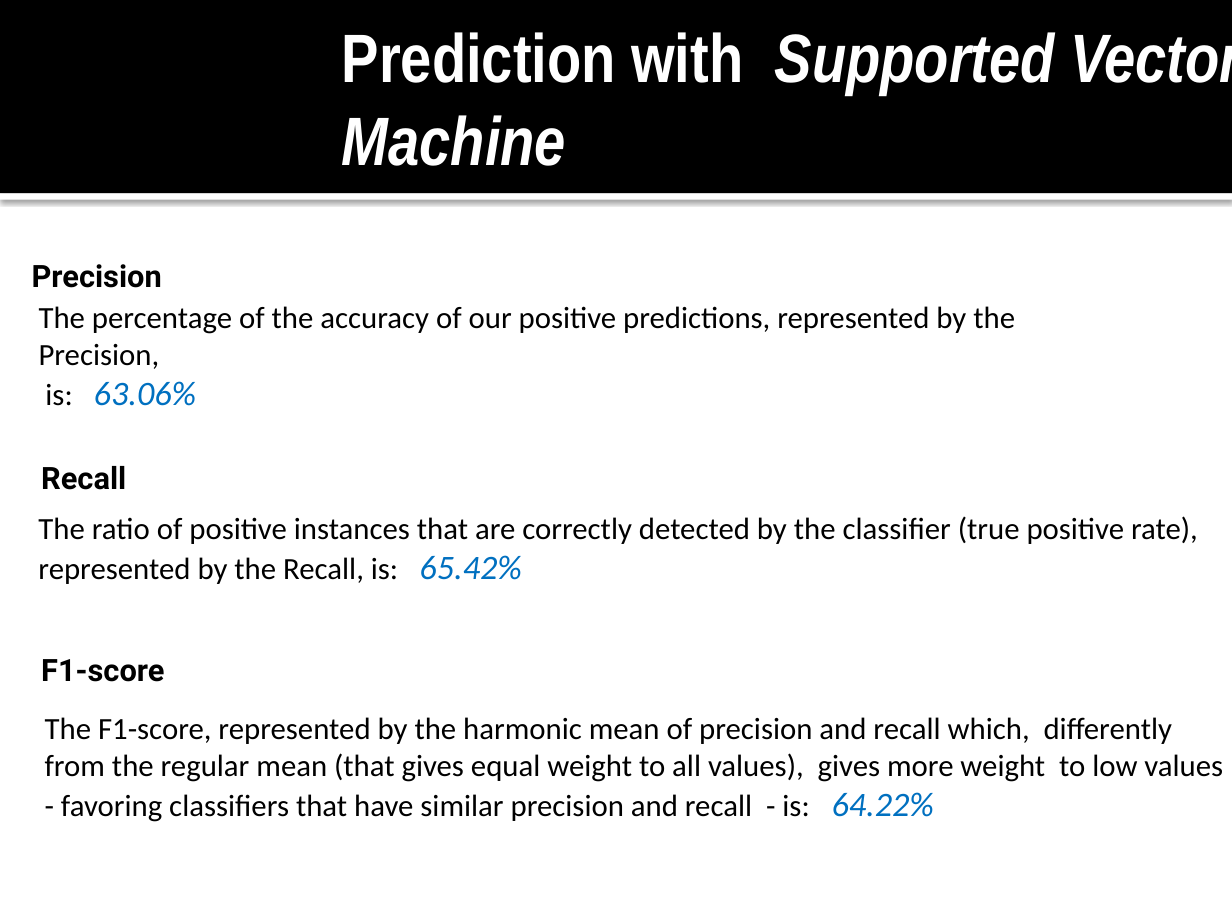
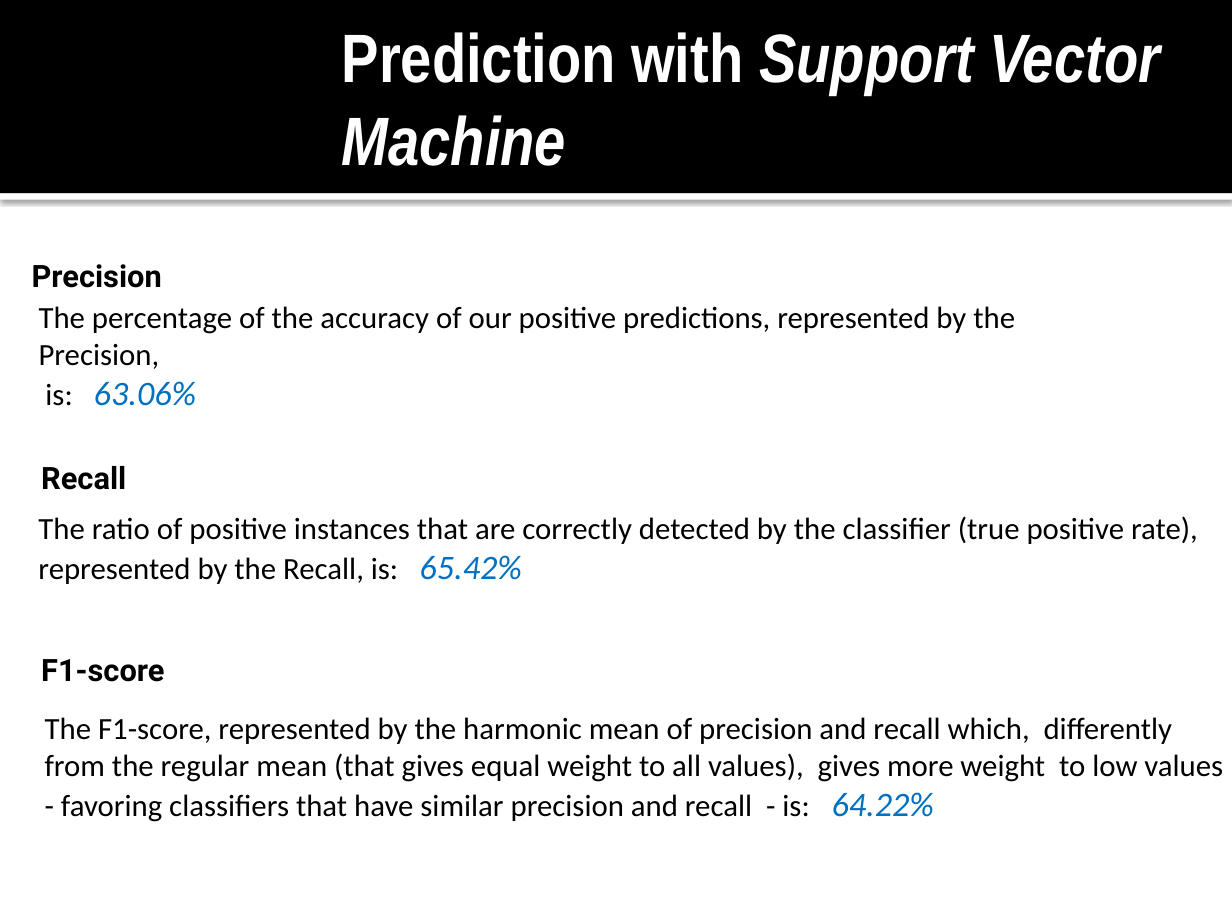
Before and after one commit to TarazGr/FDS-Final, a slide deck: slide 18 of Prova.pptx. Drawn at 1232x924 pixels with LibreOffice and Linux fonts; fonts in the diff are those of the drawing. Boxes give left, top, right and bottom in pixels: in the first picture for what was removed or moved away, otherwise in the second. Text is boxed around its words. In the diff, an @@ line names an element or a change of style, - is before the commit and + after.

```diff
--- a/Prova.pptx
+++ b/Prova.pptx
@@ text at (342, 32, 1160, 166): text changed @@
-Prediction with Supported Vector Machine
+Prediction with Support Vector Machine
```
Also in this commit, not shown: 3 other slides changed, 8 slides added, 7 other files.
